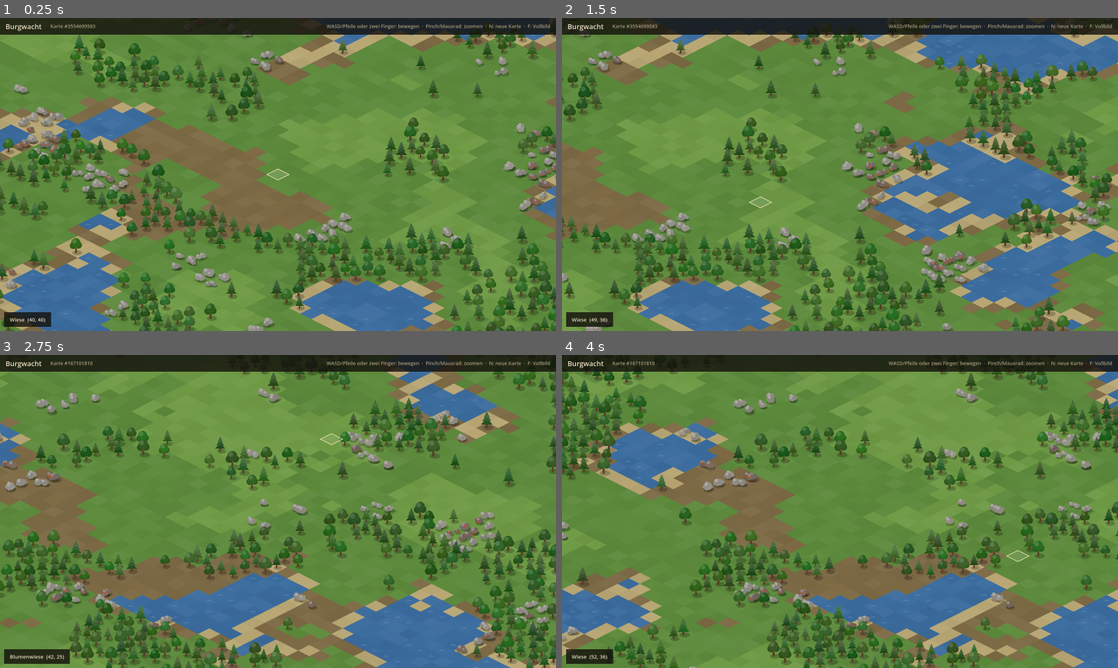
Above: before the commit, frames 1-4 (two rows, left to right).
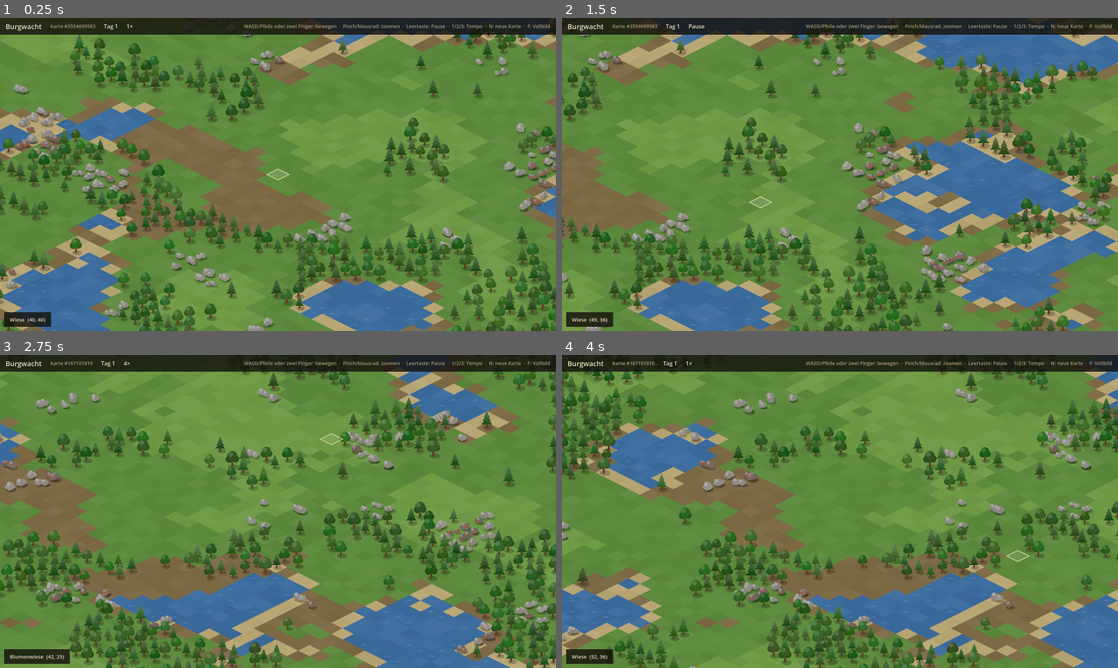
Above: after the commit, the same moments.

Repository: GwydionBr/burgwacht
Game: Godot game, scene res://scenes/main.tscn
Same seed, same stepped clock (60 frames per second), same inputs: the game is played once before the commit and once after it.
Inputs (mouse positions are in pixels of both pictures, inside the frame that each line leads up to):
- Up to frame 1 (0.25 s): no input
- Up to frame 2 (1.5 s): tap Enter at 0.5 s; move the mouse to (962, 158) at 0.52 s; hold D 0.53-1.25 s; tap 1 at 0.6 s; click (962, 158) at 0.67 s; tap Space at 0.77, 1.07 s; tap 2 at 0.8 s; drag from (728, 190) to (812, 237) at 1.27 s
- Up to frame 3 (2.75 s): tap Space at 2 s; move the mouse to (333, 442) at 2.02 s; hold D from 2.03 s (still down); tap 3 at 2.1 s; tap N at 2.3 s
- Up to frame 4 (4 s): release D at 2.75 s; drag from (812, 574) to (673, 464) at 2.77 s; tap Enter at 3.5 s; move the mouse to (1006, 558) at 3.52 s; hold A from 3.53 s (still down); tap Space at 3.6, 3.77 s; tap 1 at 3.8 s

The runs differ from the first frame. In frame 1, 0.4% of the frame differs, in the area x 18-99%, y 2-4%; in frame 2, 0.4%, in the area x 18-98%, y 2-4%; in frame 3, 0.4%; in frame 4, 0.4%.

Commit message:
Spielwelt mit Takt, Pause und Zeitraffer (#3)
GameWorld wird Wurzel des Spielzustands (Karte, Takt, eigener
Zufallsgenerator) und schreitet nur über step() voran; ein Tag sind
600 Takte. GameClock treibt sie mit 10 Takten/s an (Pause, 1×/2×/4×,
begrenzte Takte pro Frame). HUD zeigt Tag und Geschwindigkeit.

Co-Authored-By: Claude Opus 5.5 (1M context) <noreply@anthropic.com>

Diff:
--- a/scenes/main.tscn
+++ b/scenes/main.tscn
@@ -5,9 +5,13 @@
 [ext_resource type="Script" path="res://src/view/tile_highlight.gd" id="3_highlight"]
 [ext_resource type="Script" path="res://src/view/camera_controller.gd" id="4_camera"]
 [ext_resource type="Script" path="res://src/ui/hud.gd" id="5_hud"]
+[ext_resource type="Script" path="res://src/game_clock.gd" id="6_clock"]
 
 [node name="Main" type="Node2D"]
 script = ExtResource("1_main")
+
+[node name="Clock" type="Node" parent="."]
+script = ExtResource("6_clock")
 
 [node name="Terrain" type="Node2D" parent="."]
 script = ExtResource("2_terrain")
--- /dev/null
+++ b/src/core/game_world.gd
@@ -0,0 +1,44 @@
+class_name GameWorld
+extends RefCounted
+## Die Spielwelt: Wurzel des gesamten Spielzustands einer Partie.
+## Besitzt Karte, Taktzähler und den einzigen Zufallsgenerator der Simulation.
+## Schreitet nur über step() voran – wer wie oft step() aufruft, liegt außerhalb des Kerns.
+
+signal deposit_removed(tile: Vector2i)
+signal day_started(day: int)
+
+## Takte pro Sekunde Spielzeit bei 1×.
+const TICKS_PER_SECOND := 10
+## Ein Tag dauert 60 Sekunden Spielzeit.
+const TICKS_PER_DAY := 600
+
+var map: MapData
+
+var _tick := 0
+var _rng := RandomNumberGenerator.new()
+
+
+static func create(world_seed: int, width: int, height: int) -> GameWorld:
+	var world := GameWorld.new()
+	world.map = MapGenerator.generate(world_seed, width, height)
+	world.map.deposit_removed.connect(world.deposit_removed.emit)
+	# Eigener Zufall, getrennt von dem der Kartenerzeugung.
+	world._rng.seed = hash([world_seed, "world"])
+	return world
+
+
+## Genau ein Takt.
+func step() -> void:
+	_tick += 1
+	if _tick % TICKS_PER_DAY == 0:
+		day_started.emit(get_day())
+
+
+func get_tick() -> int:
+	return _tick
+
+
+## Der erste Tag ist Tag 1.
+@warning_ignore("integer_division")
+func get_day() -> int:
+	return _tick / TICKS_PER_DAY + 1
--- /dev/null
+++ b/src/game_clock.gd
@@ -0,0 +1,58 @@
+class_name GameClock
+extends Node
+## Treibt die Spielwelt an: sammelt die verstrichene Zeit und ruft passend oft step() auf.
+## Spielgeschwindigkeit und Pause gehören hierher, nicht in die Spielwelt.
+
+signal speed_changed(speed: int, paused: bool)
+
+const SPEEDS: Array[int] = [1, 2, 4]
+## Obergrenze pro Frame, damit ein Hänger keine Lawine an Takten auslöst.
+const MAX_TICKS_PER_FRAME := 10
+## Gleicht Rundungsfehler beim Aufsummieren kleiner Zeitschritte aus.
+const EPSILON := 0.000001
+
+var world: GameWorld
+
+var _speed := 1
+var _paused := false
+var _pending := 0.0
+
+
+func _process(delta: float) -> void:
+	if world == null:
+		return
+	for i in advance(delta):
+		world.step()
+
+
+## Verbucht delta Sekunden und gibt zurück, wie viele Takte jetzt fällig sind.
+func advance(delta: float) -> int:
+	if _paused:
+		return 0
+	_pending += delta * GameWorld.TICKS_PER_SECOND * _speed
+	var ticks := floori(_pending + EPSILON)
+	if ticks > MAX_TICKS_PER_FRAME:
+		_pending = 0.0
+		return MAX_TICKS_PER_FRAME
+	_pending -= ticks
+	return ticks
+
+
+func set_speed(speed: int) -> void:
+	assert(speed in SPEEDS, "Unbekannte Geschwindigkeit %d" % speed)
+	_speed = speed
+	_paused = false
+	speed_changed.emit(_speed, _paused)
+
+
+func toggle_pause() -> void:
+	_paused = not _paused
+	speed_changed.emit(_speed, _paused)
+
+
+func get_speed() -> int:
+	return _speed
+
+
+func is_paused() -> bool:
+	return _paused
--- a/src/main.gd
+++ b/src/main.gd
@@ -1,5 +1,6 @@
 extends Node2D
-## Einstiegspunkt: erzeugt die Karte und verbindet Spiellogik mit Darstellung.
+## Einstiegspunkt: erzeugt die Spielwelt und verbindet sie mit Darstellung und Eingabe.
+## Enthält keine Spiellogik – die lebt in der Spielwelt (src/core/).
 ##
 ## Startparameter (nach "--"):
 ##   --seed=123            feste Karte statt Zufall
@@ -7,11 +8,12 @@
 
 const MAP_SIZE := Vector2i(80, 80)
 
-var map: MapData
+var world: GameWorld
 
 var _deposit_views: Dictionary[Vector2i, DepositView] = {}
 var _hovered := Vector2i(-1, -1)
 
+@onready var _clock: GameClock = $Clock
 @onready var _terrain: TerrainRenderer = $Terrain
 @onready var _objects: Node2D = $Objects
 @onready var _highlight: TileHighlight = $Highlight
@@ -21,7 +23,9 @@
 
 func _ready() -> void:
 	var args := _parse_user_args()
-	_new_map(int(args["seed"]) if args.has("seed") else randi())
+	_clock.speed_changed.connect(_hud.show_speed)
+	_hud.show_speed(_clock.get_speed(), _clock.is_paused())
+	_new_world(int(args["seed"]) if args.has("seed") else randi())
 	if args.has("screenshot"):
 		_save_screenshot_and_quit(args["screenshot"])
 
@@ -39,15 +43,26 @@
 		return
 	match key.keycode:
 		KEY_N:
-			_new_map(randi())
+			_new_world(randi())
+		KEY_SPACE:
+			_clock.toggle_pause()
+		KEY_1:
+			_clock.set_speed(1)
+		KEY_2:
+			_clock.set_speed(2)
+		KEY_3:
+			_clock.set_speed(4)
 		KEY_F:
 			var window := get_window()
 			window.mode = Window.MODE_WINDOWED if window.mode == Window.MODE_FULLSCREEN else Window.MODE_FULLSCREEN
 
 
-func _new_map(map_seed: int) -> void:
-	map = MapGenerator.generate(map_seed, MAP_SIZE.x, MAP_SIZE.y)
-	map.deposit_removed.connect(_on_deposit_removed)
+func _new_world(world_seed: int) -> void:
+	world = GameWorld.create(world_seed, MAP_SIZE.x, MAP_SIZE.y)
+	world.deposit_removed.connect(_on_deposit_removed)
+	world.day_started.connect(_hud.show_day)
+	_clock.world = world
+	var map := world.map
 	_terrain.show_map(map)
 
 	for view in _deposit_views.values():
@@ -61,7 +76,8 @@
 
 	_camera.bounds = Iso.map_bounds(map.width, map.height)
 	_camera.focus_on(Iso.tile_to_world(map.center()))
-	_hud.set_seed(map_seed)
+	_hud.set_seed(world_seed)
+	_hud.show_day(world.get_day())
 	_update_hover()
 
 
@@ -72,6 +88,7 @@
 
 
 func _update_hover() -> void:
+	var map := world.map
 	if not map.in_bounds(_hovered):
 		_highlight.visible = false
 		_hud.show_tile_info("")
--- a/src/ui/hud.gd
+++ b/src/ui/hud.gd
@@ -1,6 +1,7 @@
 class_name Hud
 extends CanvasLayer
-## Bedienoberfläche: Titelleiste mit Steuerungshinweisen und Info zur Kachel unter der Maus.
+## Bedienoberfläche: Titelleiste mit Tag, Geschwindigkeit und Steuerungshinweisen
+## sowie Info zur Kachel unter der Maus.
 
 const PANEL_COLOR := Color(0.08, 0.07, 0.05, 0.82)
 const TEXT_COLOR := Color("#e8dcc0")
@@ -8,6 +9,8 @@
 
 var _info_label: Label
 var _seed_label: Label
+var _day_label: Label
+var _speed_label: Label
 var _info_panel: PanelContainer
 
 
@@ -20,11 +23,16 @@
 	row.add_child(_make_label("Burgwacht", TEXT_COLOR, 20))
 	_seed_label = _make_label("", HINT_COLOR, 14)
 	row.add_child(_seed_label)
+	_day_label = _make_label("", TEXT_COLOR, 16)
+	row.add_child(_day_label)
+	_speed_label = _make_label("", TEXT_COLOR, 16)
+	row.add_child(_speed_label)
 	var spacer := Control.new()
 	spacer.size_flags_horizontal = Control.SIZE_EXPAND_FILL
 	row.add_child(spacer)
 	row.add_child(_make_label(
-		"WASD/Pfeile oder zwei Finger: bewegen  ·  Pinch/Mausrad: zoomen  ·  N: neue Karte  ·  F: Vollbild",
+		"WASD/Pfeile oder zwei Finger: bewegen  ·  Pinch/Mausrad: zoomen  ·  Leertaste: Pause  ·  1/2/3: Tempo"
+		+ "  ·  N: neue Karte  ·  F: Vollbild",
 		HINT_COLOR, 14))
 	add_child(bar)
 
@@ -39,6 +47,14 @@
 
 func set_seed(map_seed: int) -> void:
 	_seed_label.text = "Karte #%d" % map_seed
+
+
+func show_day(day: int) -> void:
+	_day_label.text = "Tag %d" % day
+
+
+func show_speed(speed: int, paused: bool) -> void:
+	_speed_label.text = "Pause" if paused else "%d×" % speed
 
 
 func show_tile_info(text: String) -> void:
--- /dev/null
+++ b/tests/test_game_clock.gd
@@ -0,0 +1,46 @@
+extends TestCase
+
+
+func _ticks_over(clock: GameClock, frames: int, delta: float) -> int:
+	var total := 0
+	for i in frames:
+		total += clock.advance(delta)
+	return total
+
+
+func test_one_second_at_normal_speed_gives_ten_ticks() -> void:
+	var clock := GameClock.new()
+	assert_eq(_ticks_over(clock, 60, 1.0 / 60.0), 10, "Takte bei 60 fps:")
+	clock.free()
+
+
+func test_result_does_not_depend_on_framerate() -> void:
+	var slow := GameClock.new()
+	var fast := GameClock.new()
+	assert_eq(_ticks_over(slow, 30, 1.0 / 15.0), _ticks_over(fast, 288, 1.0 / 144.0), "15 fps gegen 144 fps über 2 s:")
+	slow.free()
+	fast.free()
+
+
+func test_speed_multiplies_ticks() -> void:
+	var clock := GameClock.new()
+	clock.set_speed(4)
+	assert_eq(_ticks_over(clock, 60, 1.0 / 60.0), 40, "Takte bei 4×:")
+	clock.free()
+
+
+func test_paused_clock_gives_no_ticks() -> void:
+	var clock := GameClock.new()
+	clock.toggle_pause()
+	assert_true(clock.is_paused(), "Uhr sollte pausiert sein")
+	assert_eq(_ticks_over(clock, 60, 1.0 / 60.0), 0, "Takte in der Pause:")
+	clock.toggle_pause()
+	assert_eq(_ticks_over(clock, 60, 1.0 / 60.0), 10, "Takte nach der Pause:")
+	clock.free()
+
+
+func test_long_frame_is_capped() -> void:
+	var clock := GameClock.new()
+	assert_eq(clock.advance(5.0), GameClock.MAX_TICKS_PER_FRAME, "Takte nach einem Hänger:")
+	assert_eq(clock.advance(0.0), 0, "Rückstand wird verworfen:")
+	clock.free()
--- /dev/null
+++ b/tests/test_game_world.gd
@@ -0,0 +1,62 @@
+extends TestCase
+
+const SIZE := 30
+
+
+func _make_world(world_seed := 1) -> GameWorld:
+	return GameWorld.create(world_seed, SIZE, SIZE)
+
+
+func _run(world: GameWorld, ticks: int) -> void:
+	for i in ticks:
+		world.step()
+
+
+func test_new_world_starts_at_tick_zero_on_day_one() -> void:
+	var world := _make_world()
+	assert_eq(world.get_tick(), 0, "Takt:")
+	assert_eq(world.get_day(), 1, "Tag:")
+
+
+func test_step_advances_one_tick() -> void:
+	var world := _make_world()
+	_run(world, 3)
+	assert_eq(world.get_tick(), 3, "Takt:")
+
+
+func test_day_changes_after_ticks_per_day() -> void:
+	var world := _make_world()
+	_run(world, GameWorld.TICKS_PER_DAY - 1)
+	assert_eq(world.get_day(), 1, "Tag kurz vor Tageswechsel:")
+	world.step()
+	assert_eq(world.get_day(), 2, "Tag nach Tageswechsel:")
+	_run(world, GameWorld.TICKS_PER_DAY * 3)
+	assert_eq(world.get_day(), 5, "Tag nach weiteren drei Tagen:")
+
+
+func test_day_is_600_ticks() -> void:
+	assert_eq(GameWorld.TICKS_PER_DAY, 600, "Takte pro Tag:")
+
+
+func test_day_started_signal_fires_once_per_day() -> void:
+	var world := _make_world()
+	var days: Array[int] = []
+	world.day_started.connect(func(day: int) -> void: days.append(day))
+	_run(world, GameWorld.TICKS_PER_DAY * 3)
+	assert_eq(days, [2, 3, 4] as Array[int], "Gemeldete Tage:")
+
+
+func test_world_owns_generated_map() -> void:
+	var world := _make_world(42)
+	var expected := MapGenerator.generate(42, SIZE, SIZE)
+	assert_eq(world.map.width, SIZE, "Breite:")
+	assert_eq(world.map.deposits.keys(), expected.deposits.keys(), "Vorkommen wie beim Kartengenerator:")
+
+
+func test_deposit_removed_is_reported_by_world() -> void:
+	var world := _make_world(42)
+	var removed: Array[Vector2i] = []
+	world.deposit_removed.connect(func(tile: Vector2i) -> void: removed.append(tile))
+	var tile: Vector2i = world.map.deposits.keys()[0]
+	world.map.remove_deposit(tile)
+	assert_eq(removed, [tile] as Array[Vector2i], "Entfernte Vorkommen:")
Not shown, added: src/core/game_world.gd.uid
Not shown, added: src/game_clock.gd.uid
Not shown, added: tests/test_game_clock.gd.uid
Not shown, added: tests/test_game_world.gd.uid
Not shown, changed: README.md
Not shown, changed: docs/architecture.md
